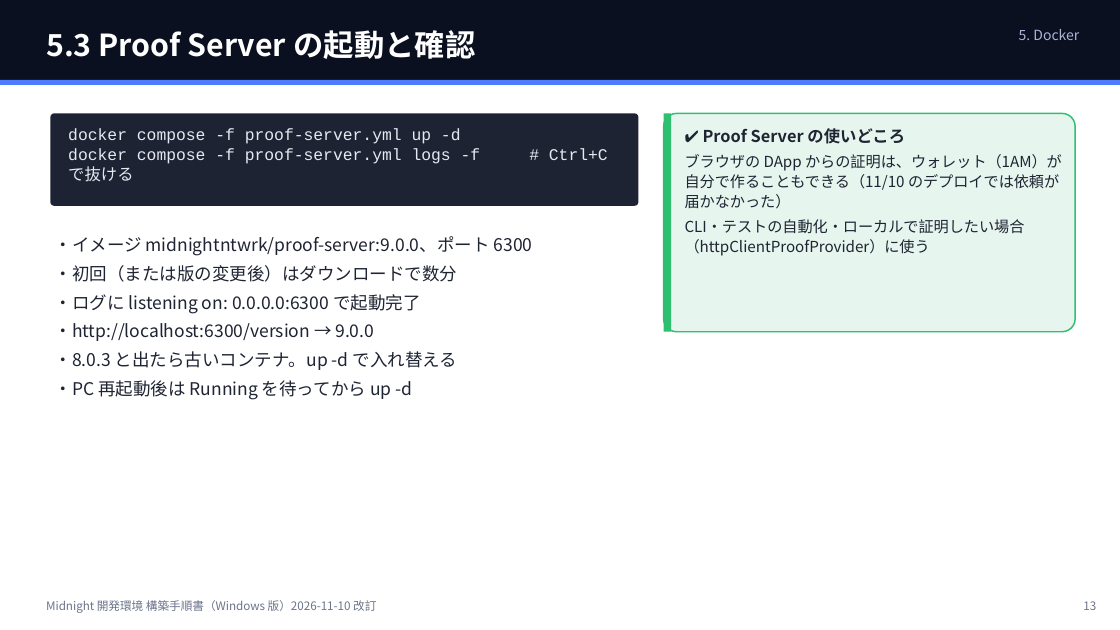
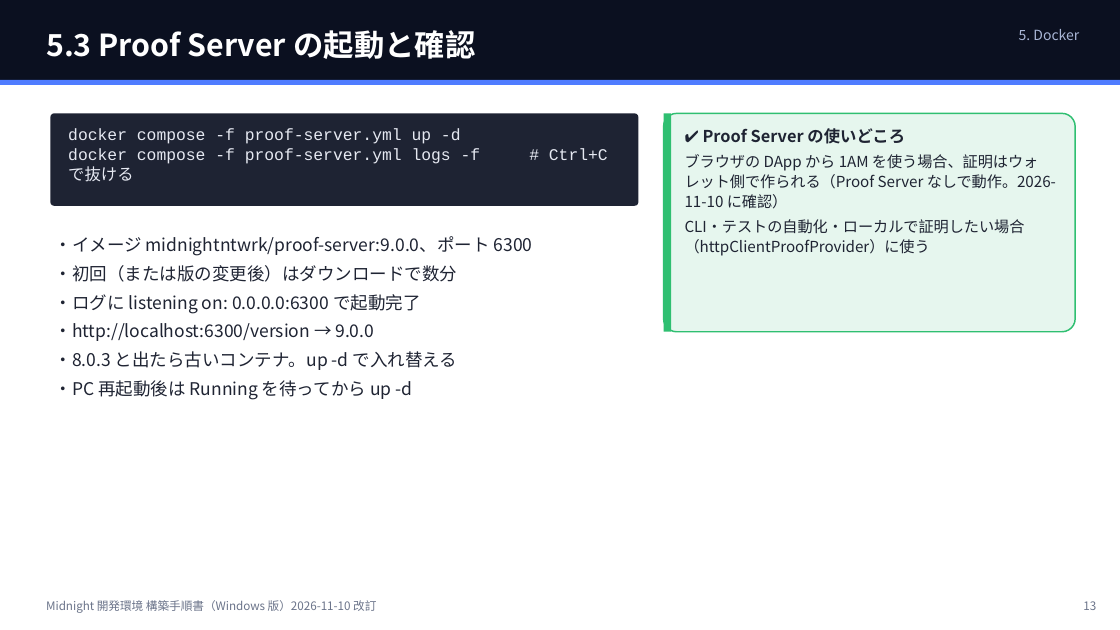
Before and after one commit to 101nimura/midnight_td_demo, a slide deck: slide 13 of docs/SETUP.pptx. Drawn at 1120x630 pixels with LibreOffice and Linux fonts; fonts in the diff are those of the drawing. Boxes give left, top, right and bottom in pixels: in the first picture for what was removed or moved away, otherwise in the second. Text is boxed around its words. In the diff, an @@ line names an element or a change of style, - is before the commit and + after.

```diff
--- a/docs/SETUP.pptx
+++ b/docs/SETUP.pptx
@@ text at box(685, 154, 1056, 209): text changed @@
-ブラウザの DApp からの証明は、ウォレット（1AM）が自分で作ることもできる（11/10 のデプロイでは依頼が届かなかった）
+ブラウザの DApp から 1AM を使う場合、証明はウォレット側で作られる（Proof Server なしで動作。2026-11-10 に確認）
```
Also in this commit, not shown: 14 other slides changed, 2 other files.
